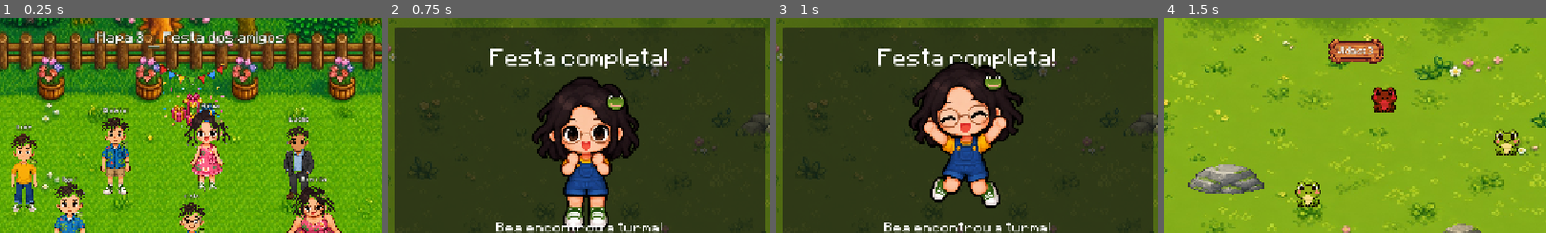
Above: before the commit, frames 1-4 (left to right).
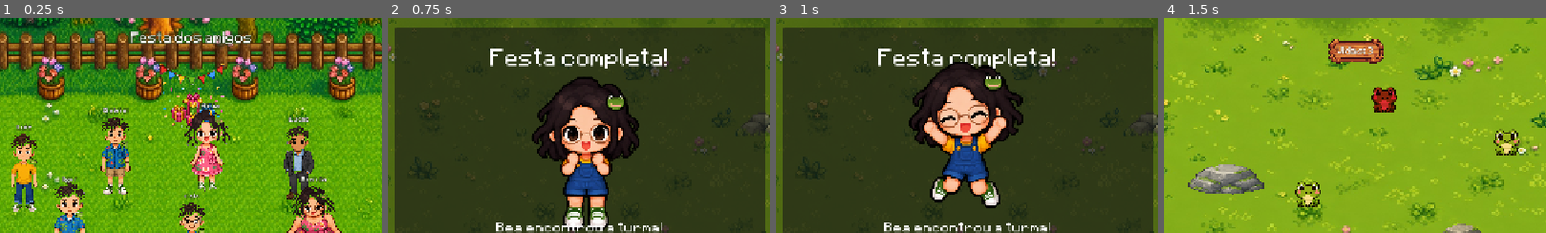
Above: after the commit, the same moments.

Repository: leticialencar/P.I-Games-beatriz-and-the-frogs
Game: Godot game, scene res://scenes/friends_scene.tscn
Two runs of this game, one before a commit and one after it. Both use one fixed random seed, a clock stepped at 60 frames per second and the inputs below. This scene is started directly instead of the project's main scene.
Inputs:
- Up to frame 1 (0.25 s): no input
- Up to frame 2 (0.75 s): click "Encerrar festa" at 0.5 s
- Up to frame 3 (1 s): no input
- Up to frame 4 (1.5 s): click "Jogar de novo" at 1.25 s
The pictures show only the part of the screen within x 25-75%, y 0-50%; the shares and areas given below are measured in that part.

The runs differ from the first frame. In frame 1, 1.8% of the frame differs, in the area x 25-75%, y 6-15%; in frame 2, nothing differs; in frame 3, nothing differs; in frame 4, nothing differs.

Commit message:
Implement boss frog mechanics and update game progression
- Added a new boss frog type (Sapão Preto) for Map 3, including unique behaviors and attributes.
- Updated game logic to handle boss encounters, including shooting mechanics and health management.
- Enhanced level data to define boss map characteristics and objectives.
- Revised README to reflect changes in game progression and controls for capturing and shooting.
- Introduced loading screen elements for improved user experience during map transitions.

Diff:
--- a/godot/scenes/friends_scene.tscn
+++ b/godot/scenes/friends_scene.tscn
@@ -23,7 +23,7 @@
 theme_override_colors/font_color = Color(1, 1, 1, 1)
 theme_override_colors/font_outline_color = Color(0.2, 0.25, 0.12, 1)
 theme_override_constants/outline_size = 5
-text = "Mapa 3 — Festa dos amigos"
+text = "Festa dos amigos"
 horizontal_alignment = 1
 
 [node name="HintLabel" type="Label" parent="HUD"]
--- a/godot/scenes/game.tscn
+++ b/godot/scenes/game.tscn
@@ -153,6 +153,65 @@
 vertical_alignment = 1
 autowrap_mode = 3
 
+[node name="MapLoading" type="CanvasLayer" parent="."]
+layer = 90
+visible = false
+
+[node name="Dim" type="ColorRect" parent="MapLoading"]
+anchors_preset = 15
+anchor_right = 1.0
+anchor_bottom = 1.0
+grow_horizontal = 2
+grow_vertical = 2
+mouse_filter = 0
+color = Color(0.05, 0.1, 0.07, 0.92)
+
+[node name="Center" type="VBoxContainer" parent="MapLoading"]
+anchors_preset = 8
+anchor_left = 0.5
+anchor_top = 0.5
+anchor_right = 0.5
+anchor_bottom = 0.5
+offset_left = -220.0
+offset_top = -60.0
+offset_right = 220.0
+offset_bottom = 60.0
+grow_horizontal = 2
+grow_vertical = 2
+theme_override_constants/separation = 16
+alignment = 1
+
+[node name="LoadLabel" type="Label" parent="MapLoading/Center"]
+layout_mode = 2
+theme_override_fonts/font = ExtResource("5")
+theme_override_font_sizes/font_size = 18
+theme_override_colors/font_color = Color(1, 1, 1, 1)
+theme_override_colors/font_outline_color = Color(0.1, 0.15, 0.08, 1)
+theme_override_constants/outline_size = 5
+text = "Carregando mapa..."
+horizontal_alignment = 1
+
+[node name="BarBorder" type="ColorRect" parent="MapLoading/Center"]
+custom_minimum_size = Vector2(420, 28)
+layout_mode = 2
+color = Color(0.22, 0.28, 0.18, 1)
+
+[node name="BarTrack" type="ColorRect" parent="MapLoading/Center/BarBorder"]
+layout_mode = 0
+offset_left = 4.0
+offset_top = 4.0
+offset_right = 416.0
+offset_bottom = 24.0
+color = Color(0.05, 0.09, 0.06, 1)
+
+[node name="BarFill" type="ColorRect" parent="MapLoading/Center/BarBorder"]
+layout_mode = 0
+offset_left = 4.0
+offset_top = 4.0
+offset_right = 4.0
+offset_bottom = 24.0
+color = Color(0.45, 0.82, 0.35, 1)
+
 [node name="Music" type="AudioStreamPlayer" parent="."]
 stream = ExtResource("4")
 volume_db = -6.0
--- /dev/null
+++ b/godot/scripts/bullet.gd
@@ -0,0 +1,37 @@
+class_name Bullet
+extends Node2D
+
+const SPEED := 560.0
+const HIT_RADIUS := 36.0
+const LIFETIME := 1.6
+
+var direction := Vector2.RIGHT
+var age := 0.0
+var spent := false
+
+
+func setup(from: Vector2, dir: Vector2) -> void:
+	global_position = from
+	direction = dir.normalized() if dir.length_squared() > 0.01 else Vector2.RIGHT
+	var tex := load("res://assets/frog/bullet.png") as Texture2D
+	var sprite := Sprite2D.new()
+	sprite.texture = tex
+	sprite.centered = true
+	sprite.texture_filter = CanvasItem.TEXTURE_FILTER_NEAREST
+	add_child(sprite)
+
+
+func _process(delta: float) -> void:
+	if spent:
+		return
+	age += delta
+	position += direction * SPEED * delta
+	if age >= LIFETIME:
+		spent = true
+		queue_free()
+		return
+
+	var screen := Screen.size()
+	if position.x < -40.0 or position.y < -40.0 or position.x > screen.x + 40.0 or position.y > screen.y + 40.0:
+		spent = true
+		queue_free()
--- a/godot/scripts/frog.gd
+++ b/godot/scripts/frog.gd
@@ -1,11 +1,15 @@
 class_name Frog
 extends Node2D
 
-## Tipos do GDD.
-enum FrogType { GREEN, YELLOW, BLUE, GOLDEN, STRANGE }
+## Tipos do GDD (+ Sapão Preto no mapa 3).
+enum FrogType { GREEN, YELLOW, BLUE, GOLDEN, STRANGE, BOSS }
 
 ## Escala confortável (o 0.36 ficou gigante no mapa atual).
 const SCALE := 0.22
+const BOSS_SCALE := 0.95
+const BOSS_CONTACT_RADIUS := 78.0
+const BOSS_CHASE_SPEED := 95.0
+const BOSS_VISION := 9999.0
 const WALK_FRAME_DURATION := 0.15
 const ACTION_FRAME_DURATION := 0.15
 const IDLE_FRAME_DURATIONS := [2.0, 0.5, 0.8, 1.2]
@@ -76,6 +80,10 @@
 var lifetime := -1.0
 var expired := false
 var golden_dir_timer := 0.0
+var boss_hp := 12
+var boss_max_hp := 12
+var hit_flash := 0.0
+signal boss_defeated
 
 
 func setup(type: FrogType, player_ref: Player) -> void:
@@ -98,6 +106,10 @@
 			base_modulate = GOLDEN_TINT
 			speed = GOLDEN_PATROL_SPEED
 			lifetime = GOLDEN_LIFETIME
+		FrogType.BOSS:
+			base_modulate = Color.WHITE
+			speed = BOSS_CHASE_SPEED
+			lifetime = -1.0
 		_:
 			base_modulate = Color.WHITE
 			speed = GREEN_PATROL_SPEED
@@ -105,14 +117,26 @@
 	modulate = base_modulate
 
 
+func setup_boss(player_ref: Player, hp: int) -> void:
+	setup(FrogType.BOSS, player_ref)
+	boss_hp = hp
+	boss_max_hp = hp
+
+
 func is_catchable() -> bool:
+	if frog_type == FrogType.BOSS:
+		return false
 	if frog_type == FrogType.STRANGE:
 		return frozen
 	return frog_type in [FrogType.GREEN, FrogType.YELLOW, FrogType.BLUE, FrogType.GOLDEN]
 
 
 func is_enemy() -> bool:
-	return frog_type == FrogType.STRANGE
+	return frog_type == FrogType.STRANGE or frog_type == FrogType.BOSS
+
+
+func is_boss() -> bool:
+	return frog_type == FrogType.BOSS
 
 
 func is_yellow() -> bool:
@@ -151,6 +175,8 @@
 
 func _ready() -> void:
 	_load_sprites()
+	if frog_type == FrogType.BOSS:
+		_apply_boss_look()
 	move_dir = _random_dir()
 	state_duration = randf_range(GREEN_PAUSE_MIN, GREEN_PAUSE_MAX)
 	action_timer = randf_range(4.0, 8.0)
@@ -171,12 +197,60 @@
 			sprite.texture = idle_textures[idle_frame]
 		return
 
-	if frog_type == FrogType.STRANGE:
+	if frog_type == FrogType.BOSS:
+		_process_boss(delta)
+	elif frog_type == FrogType.STRANGE:
 		_process_strange(delta)
 	elif frog_type == FrogType.GOLDEN:
 		_process_golden(delta)
 	else:
 		_process_fleeing_frog(delta)
+
+
+func _process_boss(delta: float) -> void:
+	if hit_flash > 0.0:
+		hit_flash -= delta
+		modulate = Color(1.5, 0.35, 0.35, 1.0) if hit_flash > 0.0 else base_modulate
+
+	chasing = false
+	if player != null and is_instance_valid(player):
+		var to_player: Vector2 = player.get_center() - get_center()
+		var distance: float = to_player.length()
+		if distance > 0.1:
+			chasing = true
+			move_dir = to_player.normalized()
+			speed = BOSS_CHASE_SPEED * difficulty_scale
+			moving = true
+
+	if moving:
+		_try_move(speed * delta)
+		_advance_walk(delta)
+		if walk_textures.size() > 0:
+			sprite.texture = walk_textures[walk_frame]
+		sprite.flip_h = move_dir.x < 0.0
+
+
+func take_hit(damage: int = 1) -> bool:
+	if frog_type != FrogType.BOSS or expired:
+		return false
+	boss_hp = maxi(0, boss_hp - damage)
+	hit_flash = 0.12
+	if boss_hp <= 0:
+		expired = true
+		boss_defeated.emit()
+		return true
+	return false
+
+
+func _apply_boss_look() -> void:
+	var tex := load("res://assets/frog/frog_boss_black.png") as Texture2D
+	if tex == null:
+		return
+	idle_textures = [tex]
+	walk_textures = [tex, tex]
+	action_textures = [tex]
+	sprite.texture = tex
+	sprite.texture_filter = CanvasItem.TEXTURE_FILTER_NEAREST
 
 
 func _process_strange(delta: float) -> void:
@@ -350,8 +424,9 @@
 
 
 func _clamp_to_screen() -> void:
-	var max_x: float = Screen.width() - 70.0
-	var max_y: float = Screen.height() - 90.0
+	var pad := 90.0 if frog_type == FrogType.BOSS else 70.0
+	var max_x: float = Screen.width() - pad
+	var max_y: float = Screen.height() - (110.0 if frog_type == FrogType.BOSS else 90.0)
 	position.x = clampf(position.x, 0.0, max_x)
 	position.y = clampf(position.y, 0.0, max_y)
 	if position.x <= 0.0 or position.x >= max_x:
--- a/godot/scripts/game.gd
+++ b/godot/scripts/game.gd
@@ -16,6 +16,7 @@
 const FrogScene := preload("res://scenes/frog.tscn")
 const PlayerScene := preload("res://scenes/player.tscn")
 const ObstacleScene := preload("res://scenes/obstacle.tscn")
+const BulletScript := preload("res://scripts/bullet.gd")
 
 @onready var background: Sprite2D = $Background
 @onready var entities: Node2D = $Entities
@@ -28,6 +29,9 @@
 @onready var prompt_label: Label = $HUD/PromptLabel
 @onready var transition_label: Label = $HUD/TransitionLabel
 @onready var music: AudioStreamPlayer = $Music
+@onready var map_loading: CanvasLayer = $MapLoading
+@onready var map_load_label: Label = $MapLoading/Center/LoadLabel
+@onready var map_bar_fill: ColorRect = $MapLoading/Center/BarBorder/BarFill
 
 var player: Player
 var frogs: Array[Frog] = []
@@ -45,6 +49,10 @@
 var freeze_timer := 0.0
 var transition_timer := 0.0
 var finished := false
+var bullets: Array = []
+var boss_frog: Frog = null
+var boss_cleared := false
+var map_loading_active := false
 
 
 func _ready() -> void:
@@ -55,6 +63,7 @@
 	_start_map(1)
 	boost_label.visible = false
 	transition_label.visible = false
+	map_loading.visible = false
 	music.play()
 	get_viewport().size_changed.connect(_on_viewport_resized)
 
@@ -68,6 +77,9 @@
 	if finished:
 		return
 
+	if map_loading_active:
+		return
+
 	if transition_timer > 0.0:
 		transition_timer -= delta
 		transition_label.visible = transition_timer > 0.0
@@ -76,19 +88,27 @@
 	game_time_ms += delta * 1000.0
 	_update_freeze(delta)
 	_cleanup_expired_frogs()
-	_update_spawn(delta)
-	_update_bonus_spawns(delta)
-	_update_strange_respawn(delta)
+	_update_bullets(delta)
+	if not bool(level.get("boss_map", false)):
+		_update_spawn(delta)
+		_update_bonus_spawns(delta)
+		_update_strange_respawn(delta)
+	else:
+		# Só respawn dos vermelhos — sem sapinhos pegáveis.
+		_update_strange_respawn(delta)
 	_check_enemy_contact()
 	_update_hud()
 	_update_prompt()
 
-	if map_points >= int(level["goal"]):
+	if bool(level.get("boss_map", false)):
+		if boss_cleared:
+			_on_map_cleared()
+	elif map_points >= int(level["goal"]):
 		_on_map_cleared()
 
 
 func can_pause() -> bool:
-	return not finished and transition_timer <= 0.0
+	return not finished and transition_timer <= 0.0 and not map_loading_active
 
 
 func _unhandled_input(event: InputEvent) -> void:
@@ -97,11 +117,23 @@
 			_toggle_fullscreen()
 			return
 
-	if finished or transition_timer > 0.0:
+	if finished or transition_timer > 0.0 or map_loading_active:
+		return
+	if event is InputEventMouseButton and event.pressed and event.button_index == MOUSE_BUTTON_LEFT:
+		if bool(level.get("boss_map", false)):
+			_try_shoot()
+		else:
+			_try_catch_frog()
 		return
 	if event is InputEventKey and event.pressed and not event.echo:
+		if event.keycode == KEY_F or event.keycode == KEY_J:
+			_try_shoot()
+			return
 		if event.keycode == KEY_E or event.keycode == KEY_SPACE:
-			_try_catch_frog()
+			if bool(level.get("boss_map", false)):
+				_try_shoot()
+			else:
+				_try_catch_frog()
 
 
 func _toggle_fullscreen() -> void:
@@ -157,6 +189,9 @@
 	GameState.current_map = map_number
 	level = LevelData.get_config(map_number)
 	map_points = 0
+	boss_cleared = false
+	boss_frog = null
+	_clear_bullets()
 	Frog.difficulty_scale = float(level["difficulty"])
 	_setup_background(str(level["background"]))
 	_layout_hud()
@@ -176,6 +211,7 @@
 	)
 
 	player.global_position = Vector2(120, 120)
+	player.has_gun = bool(level.get("boss_map", false))
 	_spawn_initial_frogs()
 	_update_hud()
 
@@ -204,6 +240,27 @@
 
 func _spawn_initial_frogs() -> void:
 	var screen := Screen.size()
+
+	if bool(level.get("boss_map", false)):
+		var boss := FrogScene.instantiate() as Frog
+		boss.position = Vector2(screen.x * 0.62, screen.y * 0.38)
+		boss.setup_boss(player, int(level.get("boss_hp", 12)))
+		if freeze_timer > 0.0:
+			boss.set_frozen(true)
+		entities.add_child(boss)
+		frogs.append(boss)
+		boss_frog = boss
+		# Só vermelhos pra atormentar — zero sapinhos pra pegar.
+		var strange_spots := [
+			Vector2(screen.x * 0.22, screen.y * 0.55),
+			Vector2(screen.x * 0.78, screen.y * 0.68),
+			Vector2(screen.x * 0.50, screen.y * 0.22),
+		]
+		var strange_needed := int(level["max_strange"])
+		for i in range(mini(strange_needed, strange_spots.size())):
+			_add_frog(strange_spots[i], Frog.FrogType.STRANGE)
+		return
+
 	var greens := [
 		Vector2(screen.x * 0.18, screen.y * 0.28),
 		Vector2(screen.x * 0.42, screen.y * 0.38),
@@ -309,10 +366,53 @@
 		if not frog.is_enemy() or frog.frozen:
 			continue
 
+		var radius := Frog.BOSS_CONTACT_RADIUS if frog.is_boss() else Frog.CONTACT_RADIUS
 		var distance: float = player.get_center().distance_to(frog.get_center())
-		if distance < Frog.CONTACT_RADIUS:
+		if distance < radius:
 			player.take_damage()
 			break
+
+
+func _try_shoot() -> void:
+	if player == null or not player.can_shoot():
+		return
+	player.mark_shot()
+	var bullet := Node2D.new()
+	bullet.set_script(BulletScript)
+	entities.add_child(bullet)
+	bullet.setup(player.get_center(), player.get_aim_direction())
+	bullets.append(bullet)
+
+
+func _clear_bullets() -> void:
+	for b in bullets:
+		if is_instance_valid(b):
+			b.queue_free()
+	bullets.clear()
+
+
+func _update_bullets(_delta: float) -> void:
+	var alive: Array = []
+	for b in bullets:
+		if not is_instance_valid(b) or b.spent:
+			continue
+		var hit := false
+		for frog in frogs:
+			if not frog.is_boss() or frog.expired:
+				continue
+			if b.global_position.distance_to(frog.get_center()) <= Bullet.HIT_RADIUS + 40.0:
+				frog.take_hit(1)
+				b.spent = true
+				b.queue_free()
+				hit = true
+				if frog.expired:
+					boss_cleared = true
+					total_points += 10
+					map_points = 1
+				break
+		if not hit:
+			alive.append(b)
+	bullets = alive
 
 
 func _update_spawn(delta: float) -> void:
@@ -413,12 +513,24 @@
 
 
 func _update_hud() -> void:
-	var goal := int(level["goal"])
 	counter_label.text = str(total_points)
-	goal_label.text = "%d/%d" % [map_points, goal]
 	lives_label.text = "Vidas: %d" % player.lives
 	map_label.text = str(level["name"])
 
+	if bool(level.get("boss_map", false)):
+		if boss_frog != null and is_instance_valid(boss_frog) and not boss_frog.expired:
+			goal_label.text = "HP %d/%d" % [boss_frog.boss_hp, boss_frog.boss_max_hp]
+			goal_label.add_theme_color_override("font_color", Color(1.0, 0.45, 0.45))
+			boost_label.visible = true
+			boost_label.text = "Atirar: F / clique  |  Sem pegar!"
+			boost_label.add_theme_color_override("font_color", Color(1.0, 0.85, 0.3))
+		else:
+			goal_label.text = "DERROTADO!"
+			goal_label.add_theme_color_override("font_color", Color(0.4, 0.9, 0.4))
+		return
+
+	var goal := int(level["goal"])
+	goal_label.text = "%d/%d" % [map_points, goal]
 	if map_points >= goal:
 		goal_label.add_theme_color_override("font_color", Color(0.4, 0.9, 0.4))
 	else:
@@ -438,9 +550,20 @@
 
 func _update_prompt() -> void:
 	prompt_label.visible = false
+	if bool(level.get("boss_map", false)) and boss_frog != null and is_instance_valid(boss_frog) and not boss_frog.expired:
+		var dist: float = player.get_center().distance_to(boss_frog.get_center())
+		if dist < 160.0:
+			prompt_label.visible = true
+			prompt_label.global_position = boss_frog.global_position + Vector2(-30, -40)
+			prompt_label.text = "Atire! F"
+			prompt_label.add_theme_color_override("font_color", Color(1.0, 0.4, 0.4))
+			return
+
 	for frog in frogs:
 		var distance: float = player.get_center().distance_to(frog.get_center())
 		if distance >= CATCH_DISTANCE:
+			continue
+		if frog.is_boss():
 			continue
 
 		prompt_label.visible = true
@@ -468,16 +591,53 @@
 
 
 func _on_map_cleared() -> void:
+	if finished or transition_timer > 0.0 or map_loading_active:
+		return
+
 	GameState.maps_cleared = current_map
 
 	if current_map >= LevelData.max_maps():
 		_go_to_friends()
 		return
 
-	transition_timer = 2.0
-	transition_label.text = "Mapa 2!\nOs sapinhos estão mais ágeis..."
-	transition_label.visible = true
-	_start_map(current_map + 1)
+	var next_map := current_map + 1
+	var title := "Carregando Mapa 2..."
+	var blurb := "Os sapinhos estão mais ágeis..."
+	if current_map == 2:
+		title = "Carregando Mapa 3..."
+		blurb = "O Sapão Preto apareceu...\nBea pegou uma arma!"
+	_load_next_map(next_map, title, blurb)
+
+
+func _set_map_load_progress(ratio: float) -> void:
+	var width := floorf((412.0 * clampf(ratio, 0.0, 1.0)) / 4.0) * 4.0
+	map_bar_fill.size = Vector2(width, 20.0)
+
+
+func _load_next_map(next_map: int, title: String, blurb: String) -> void:
+	map_loading_active = true
+	map_loading.visible = true
+	map_load_label.text = "%s\n%s" % [title, blurb]
+	_set_map_load_progress(0.0)
+	prompt_label.visible = false
+	transition_label.visible = false
+
+	# Mostra a barra e só depois monta o mapa (hitch fica “escondido”).
+	for i in range(8):
+		_set_map_load_progress(float(i) / 12.0)
+		await get_tree().process_frame
+
+	_start_map(next_map)
+
+	for i in range(8, 13):
+		_set_map_load_progress(float(i) / 12.0)
+		await get_tree().process_frame
+		await get_tree().create_timer(0.05).timeout
+
+	_set_map_load_progress(1.0)
+	await get_tree().create_timer(0.15).timeout
+	map_loading.visible = false
+	map_loading_active = false
 
 
 func _go_to_friends() -> void:
@@ -489,6 +649,17 @@
 	GameState.lives_left = player.lives
 	GameState.survived = true
 	GameState.current_map = current_map
+
+	map_loading_active = true
+	map_loading.visible = true
+	map_load_label.text = "Indo para a festa..."
+	_set_map_load_progress(0.2)
+	await get_tree().process_frame
+	_set_map_load_progress(0.7)
+	await get_tree().create_timer(0.35).timeout
+	_set_map_load_progress(1.0)
+	await get_tree().create_timer(0.15).timeout
+
 	music.stop()
 	get_tree().paused = false
 	get_tree().change_scene_to_file("res://scenes/friends_scene.tscn")
--- a/godot/scripts/level_data.gd
+++ b/godot/scripts/level_data.gd
@@ -10,6 +10,7 @@
 			return {
 				"name": "Mapa 1",
 				"goal": 8,
+				"boss_map": false,
 				"max_strange": 2,
 				"max_frogs": 8,
 				"min_frogs": 3,
@@ -20,17 +21,17 @@
 				"strange_respawn_min": 7.0,
 				"strange_respawn_max": 11.0,
 				"background": "res://assets/background/background.png",
-				# Poucos obstáculos — introdução (GDD mapa 1).
 				"obstacles": [
 					{"x": 0.28, "y": 0.34, "w": 0.10, "h": 0.07},
 					{"x": 0.58, "y": 0.48, "w": 0.12, "h": 0.08},
 					{"x": 0.42, "y": 0.68, "w": 0.11, "h": 0.07},
 				],
 			}
-		_:
+		2:
 			return {
 				"name": "Mapa 2",
 				"goal": 12,
+				"boss_map": false,
 				"max_strange": 3,
 				"max_frogs": 9,
 				"min_frogs": 4,
@@ -41,7 +42,6 @@
 				"strange_respawn_min": 5.0,
 				"strange_respawn_max": 8.0,
 				"background": "res://assets/background/background_map2.png",
-				# Mais pedras / corredores estreitos (GDD mapa 2).
 				"obstacles": [
 					{"x": 0.18, "y": 0.22, "w": 0.12, "h": 0.08},
 					{"x": 0.48, "y": 0.28, "w": 0.10, "h": 0.18},
@@ -52,10 +52,32 @@
 					{"x": 0.72, "y": 0.70, "w": 0.13, "h": 0.08},
 				],
 			}
+		_:
+			# Mapa 3 — boss: Sapão Preto + vermelhos. Sem sapinhos pegáveis (maldade).
+			return {
+				"name": "Mapa 3 — Sapão Preto",
+				"goal": 1,
+				"boss_map": true,
+				"boss_hp": 12,
+				"max_strange": 3,
+				"max_frogs": 4,
+				"min_frogs": 0,
+				"difficulty": 1.5,
+				"allow_yellow": false,
+				"allow_blue": false,
+				"allow_golden": false,
+				"strange_respawn_min": 4.0,
+				"strange_respawn_max": 7.0,
+				"background": "res://assets/background/background_map3_hunt.png",
+				# Um único obstáculo no meio — força manobra contra o sapão.
+				"obstacles": [
+					{"x": 0.44, "y": 0.42, "w": 0.14, "h": 0.10},
+				],
+			}
 
 
 static func max_maps() -> int:
-	return 2
+	return 3
 
 
 static func obstacle_rects_for(map_number: int, screen: Vector2) -> Array[Rect2]:
--- a/godot/scripts/player.gd
+++ b/godot/scripts/player.gd
@@ -25,6 +25,9 @@
 var invulnerable := false
 var invuln_timer := 0.0
 var flash_timer := 0.0
+var has_gun := false
+var shoot_cooldown := 0.0
+const SHOOT_COOLDOWN := 0.28
 
 var current_frame := 0
 var animation_timer := 0.0
@@ -45,9 +48,29 @@
 func _physics_process(delta: float) -> void:
 	_update_speed_boost(delta)
 	_update_invulnerability(delta)
+	if shoot_cooldown > 0.0:
+		shoot_cooldown -= delta
 	_handle_movement()
 	_update_animation(delta)
 	_update_sprite()
+
+
+func get_aim_direction() -> Vector2:
+	match direction:
+		"side":
+			return Vector2.RIGHT if facing_right else Vector2.LEFT
+		"back":
+			return Vector2.UP
+		_:
+			return Vector2.DOWN
+
+
+func can_shoot() -> bool:
+	return has_gun and shoot_cooldown <= 0.0
+
+
+func mark_shot() -> void:
+	shoot_cooldown = SHOOT_COOLDOWN
 
 
 func get_center() -> Vector2:
Binary file added: godot/assets/background/background_map3_hunt.png
Not shown, added: godot/assets/background/background_map3_hunt.png.import
Binary file added: godot/assets/frog/bullet.png
Not shown, added: godot/assets/frog/bullet.png.import
Binary file added: godot/assets/frog/frog_boss_black.png
Not shown, added: godot/assets/frog/frog_boss_black.png.import
Not shown, added: godot/scripts/bullet.gd.uid
Not shown, changed: README.md
